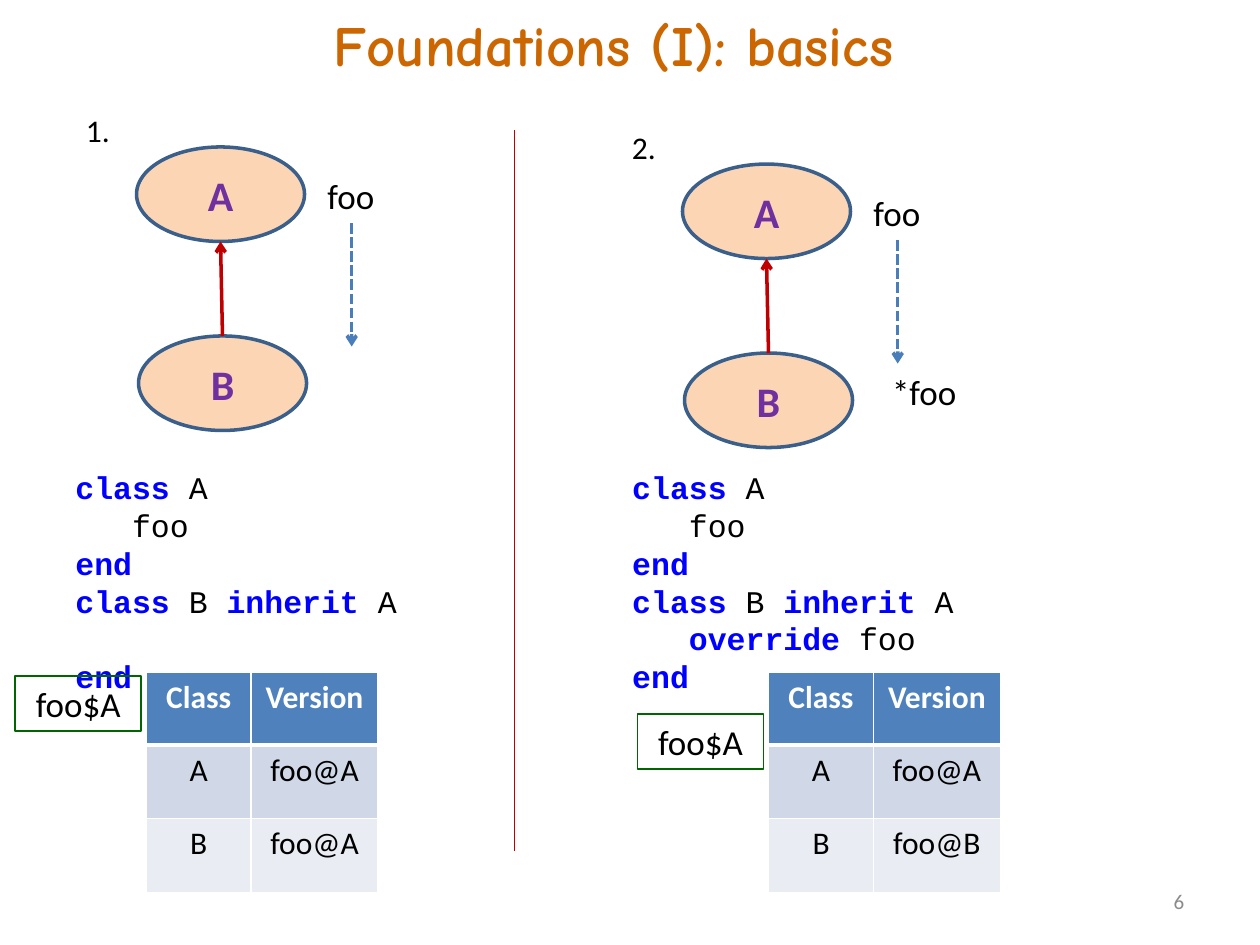
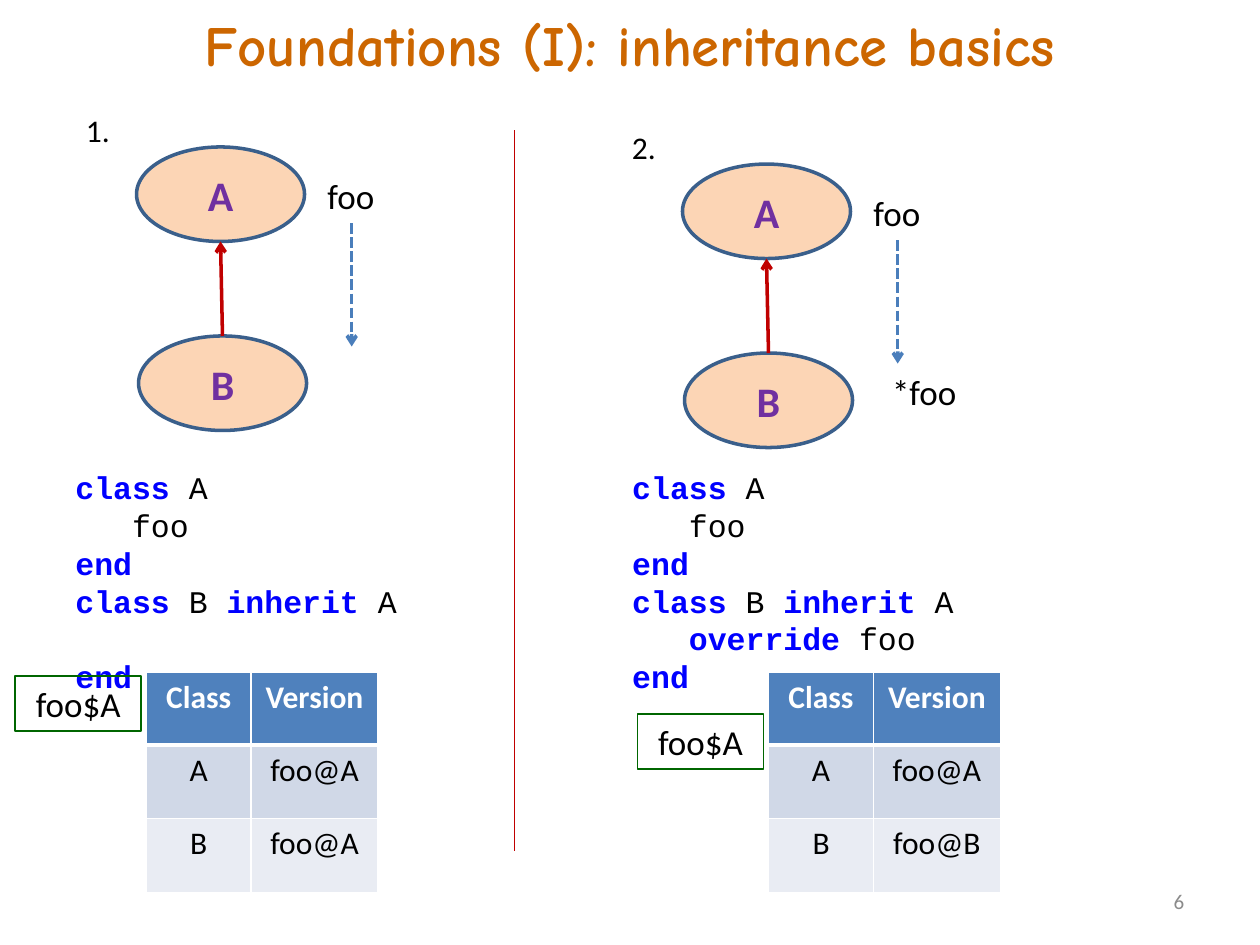
Before and after one commit to akanatov/SLang-, a slide deck: slide 6 of Docs/Incidence matrix and OOP.pptx. Drawn at 1260x945 pixels with LibreOffice and Linux fonts; fonts in the diff are those of the drawing. Boxes give left, top, right and bottom in pixels: in the first picture for what was removed or moved away, otherwise in the second. Text is boxed around its words. In the diff, an @@ line names an element or a change of style, - is before the commit and + after.

```diff
--- a/Docs/Incidence matrix and OOP.pptx
+++ b/Docs/Incidence matrix and OOP.pptx
@@ title at [205,23,1055,72]: text changed @@
-Foundations (I): basics
+Foundations (I): inheritance basics
```
Also in this commit, not shown: 4 other slides changed, 7 slides added.
